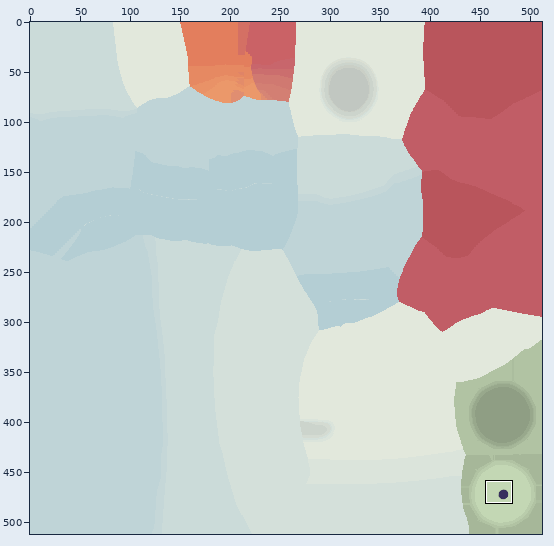
One commit to this sprite sheet: Unity Project/Assets/Materials/Textures/T_Dove.png. Above: a wide view before the commit, with the close-up outlined.
Close-up. Before the commit:
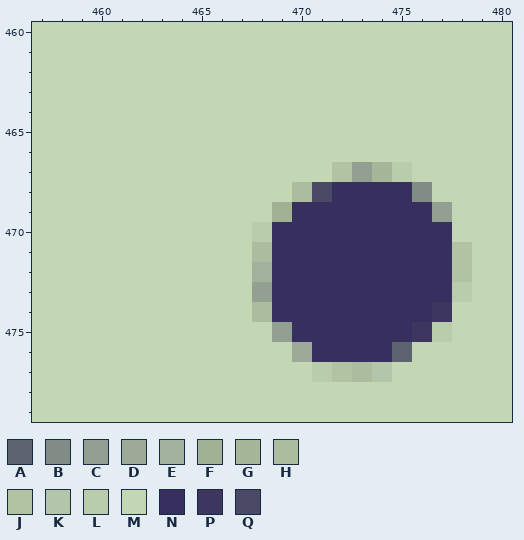
The file is 512x512 pixels. Colours within 5 levels of each other are drawn and written as one. Shown: x 457..480, y 460..479. The commit also changed other parts of the picture, which this record leaves out.
Palette (. is transparent): A #5e6370  B #818c85  C #93a091  D #9caa97  E #a1b19b  F #a0b194  G #a6b799  H #abbd9e  J #b1c3a3  K #b4c6a9  L #b9ccab  M #c3d7b4  N #372f5e  P #3d3760  Q #4b4a66
New version:
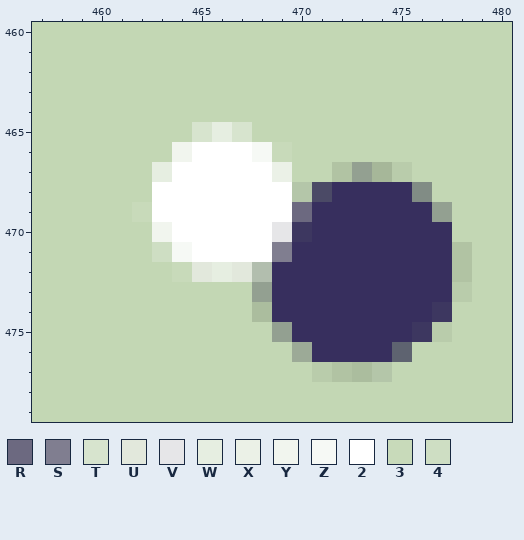
Colours new in this view: R #6c6980  S #807e90  T #d7e4ce  U #e2e8dc  V #e6e6e8  W #e6eee1  X #ebf1e7  Y #f1f5ee  Z #f6f9f5  2 #ffffff  3 #c8daba  4 #cedec3
Diff:
Colour E changes from #a1b19b to #b2beae.
The edit turns colour F into colour 2 in row 469 at x 469.
The edit turns colour H into colour 2 in row 471 at x 468.
The edit turns colour L into colour 2 in row 470 at x 468.
The edit turns colour M into colour 2 in row 466 at x 465 to 467; in row 467 at x 464 to 468; in row 468 at x 463 to 469; in row 469 at x 463 to 468; in row 470 at x 464 to 467; in row 471 at x 465 to 467.
The edit turns colour M into colour 3 in row 466 at x 469; in row 469 at x 462; in row 472 at x 464.
The edit turns colour M into colour 4 in row 471 at x 463.
The edit turns colour H into colour K in row 468 at x 470.
The edit turns colour N into colour P in row 470 at x 470.
The edit turns colour N into colour R in row 469 at x 470.
The edit turns colour N into colour S in row 471 at x 469.
The edit turns colour M into colour T in row 465 at x 465 and 467.
The edit turns colour M into colour U in row 472 at x 465 and 467.
The edit turns colour N into colour V in row 470 at x 469.
The edit turns colour M into colour W in row 465 at x 466; in row 467 at x 463; in row 472 at x 466.
The edit turns colour M into colour X in row 467 at x 469.
The edit turns colour M into colour Y in row 466 at x 464; in row 470 at x 463.
The edit turns colour M into colour Z in row 466 at x 468; in row 471 at x 464.
Pixel boxes of the changes (left, top, right, bottom) in both close-ups:
changed: (132, 122, 312, 282)
